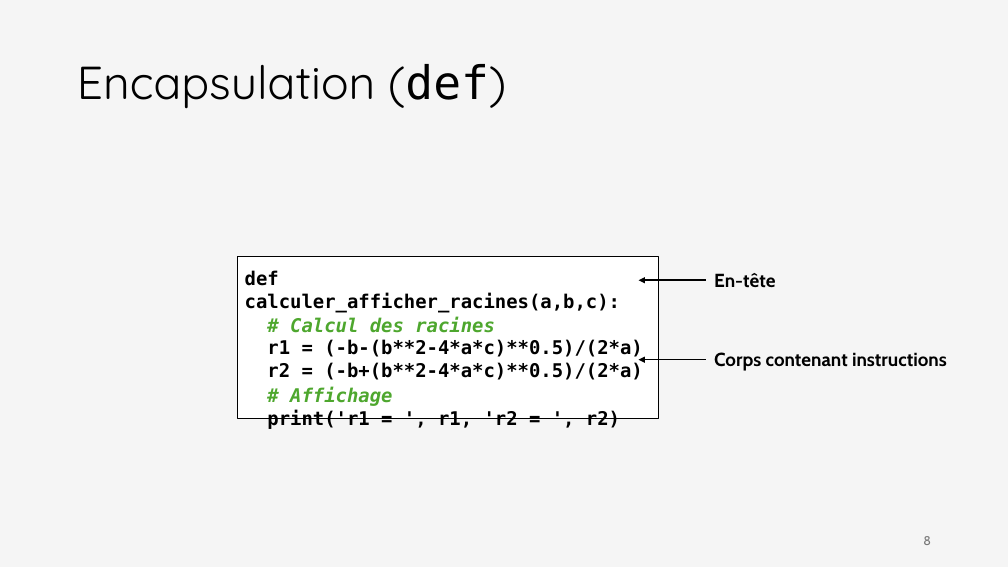
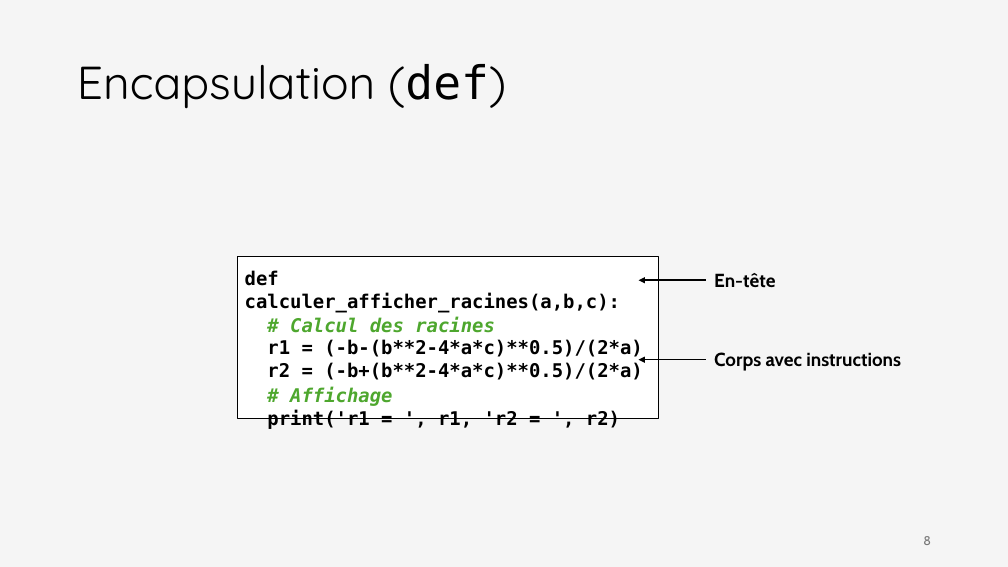
Before and after one commit to iannickgagnon/sagedays_iannick_2026, a slide deck: slide 8 of python_1/presentation_python_1.pptx. Drawn at 1008x567 pixels with LibreOffice and Linux fonts; fonts in the diff are those of the drawing; grey boxes stand for pictures. Boxes give left, top, right and bottom in pixels: in the first picture for what was removed or moved away, otherwise in the second. Text is boxed around its words. In the diff, an @@ line names an element or a change of style, - is before the commit and + after.

```diff
--- a/python_1/presentation_python_1.pptx
+++ b/python_1/presentation_python_1.pptx
@@ text at bbox=[714, 352, 901, 371]: text changed @@
-Corps contenant instructions
+Corps avec instructions
```
Also in this commit, not shown: 3 slides added, 1 slide removed.
